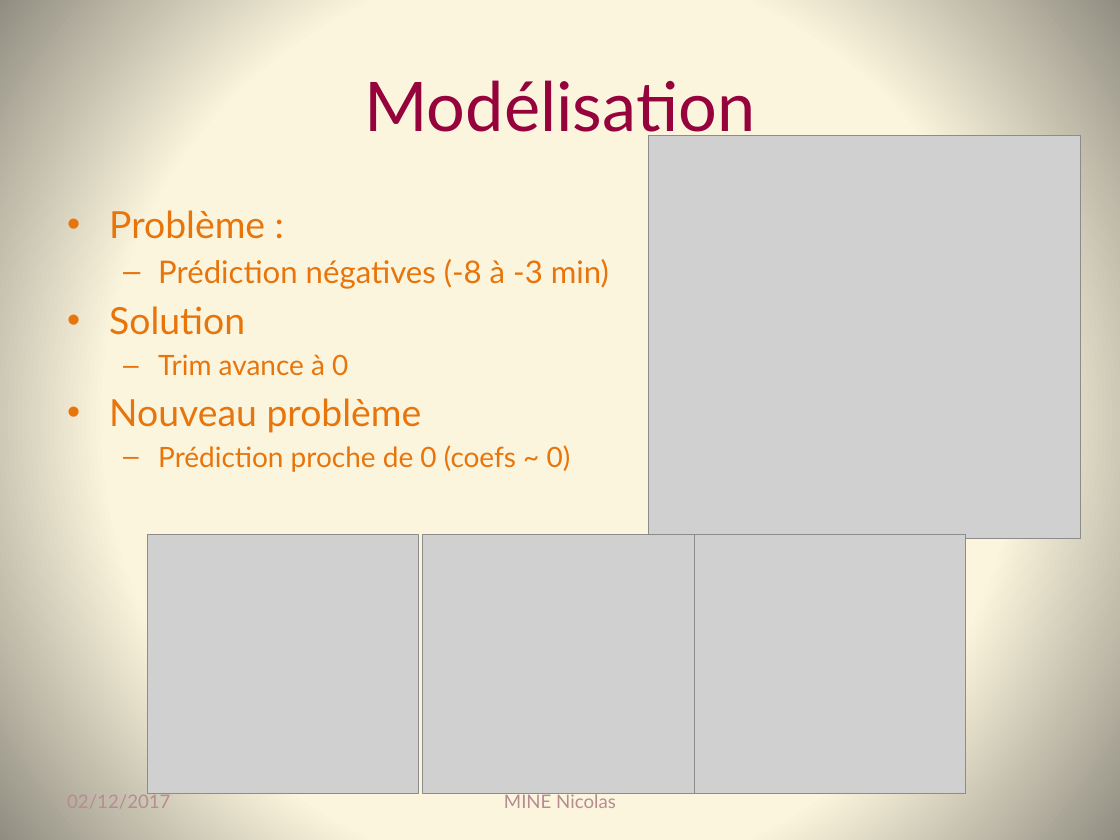
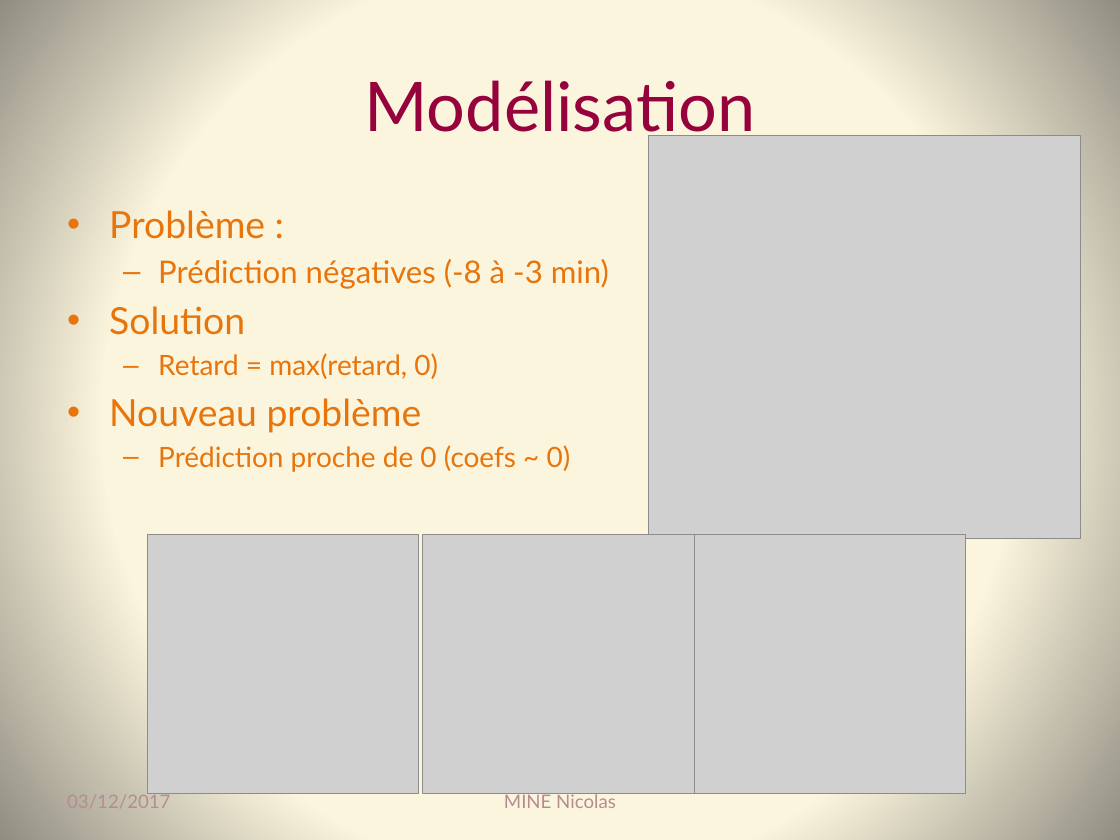
Before and after one commit to Coni63/OC_DS, a slide deck: slide 20 of P4/Presentation-projet_4.pptx. Drawn at 1120x840 pixels with LibreOffice and Linux fonts; fonts in the diff are those of the drawing; grey boxes stand for pictures. Boxes give left, top, right and bottom in pixels: in the first picture for what was removed or moved away, otherwise in the second. Text is boxed around its words. In the diff, an @@ line names an element or a change of style, - is before the commit and + after.

```diff
--- a/P4/Presentation-projet_4.pptx
+++ b/P4/Presentation-projet_4.pptx
@@ text at bbox=[158, 353, 438, 379]: text changed @@
-  – Trim avance à 0
+  – Retard = max(retard, 0)
@@ text at bbox=[67, 792, 170, 808]: text changed @@
-02/12/2017
+03/12/2017
```
Also in this commit, not shown: 36 other slides changed, 2 slides added, 14 other files.
